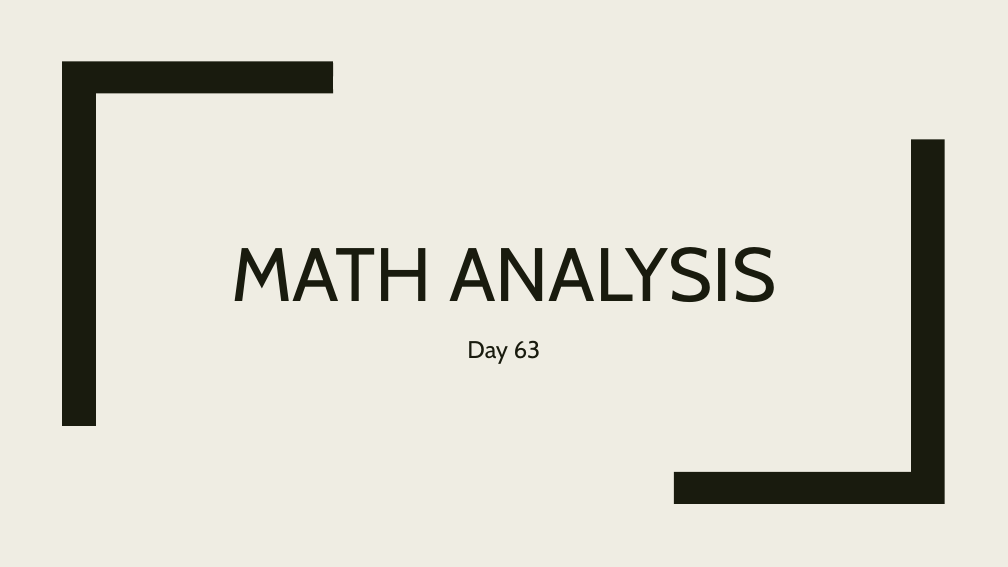
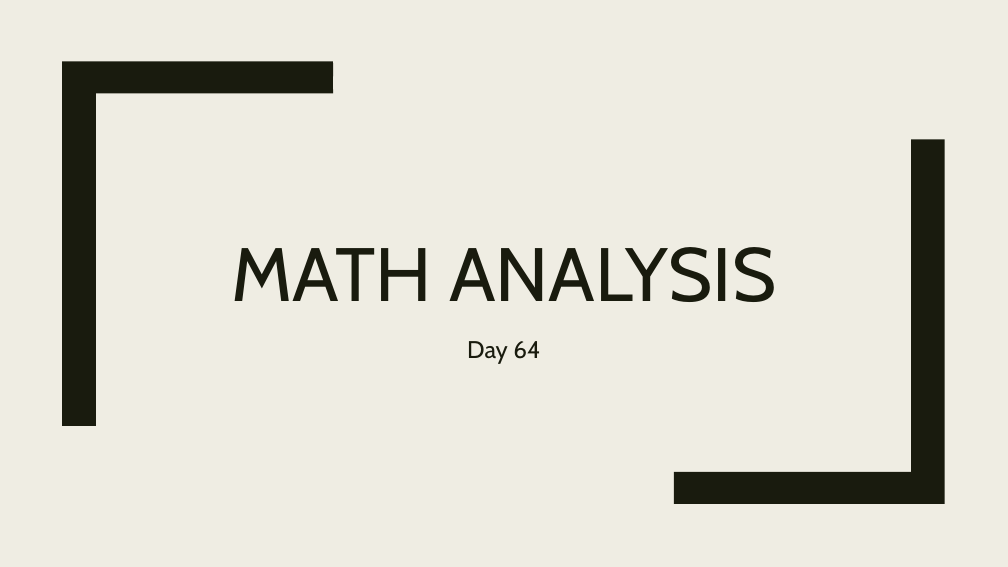
Before and after one commit to codecuddy/math_analysis, a slide deck: slide 1 of 2nd Semester/MathAnalysis_Day_064 Individual-Group Checkpoint, Continue Project, (Day 14).pptx. Drawn at 1008x567 pixels with LibreOffice and Linux fonts; fonts in the diff are those of the drawing. Boxes give left, top, right and bottom in pixels: in the first picture for what was removed or moved away, otherwise in the second. Text is boxed around its words. In the diff, an @@ line names an element or a change of style, - is before the commit and + after.

```diff
--- a/2nd Semester/MathAnalysis_Day_064 Individual-Group Checkpoint, Continue Project, (Day 14).pptx
+++ b/2nd Semester/MathAnalysis_Day_064 Individual-Group Checkpoint, Continue Project, (Day 14).pptx
@@ subtitle at (467, 341, 540, 364): text changed @@
-Day 63
+Day 64
```
Also in this commit, not shown: 1 other slide changed, 5 other files.
